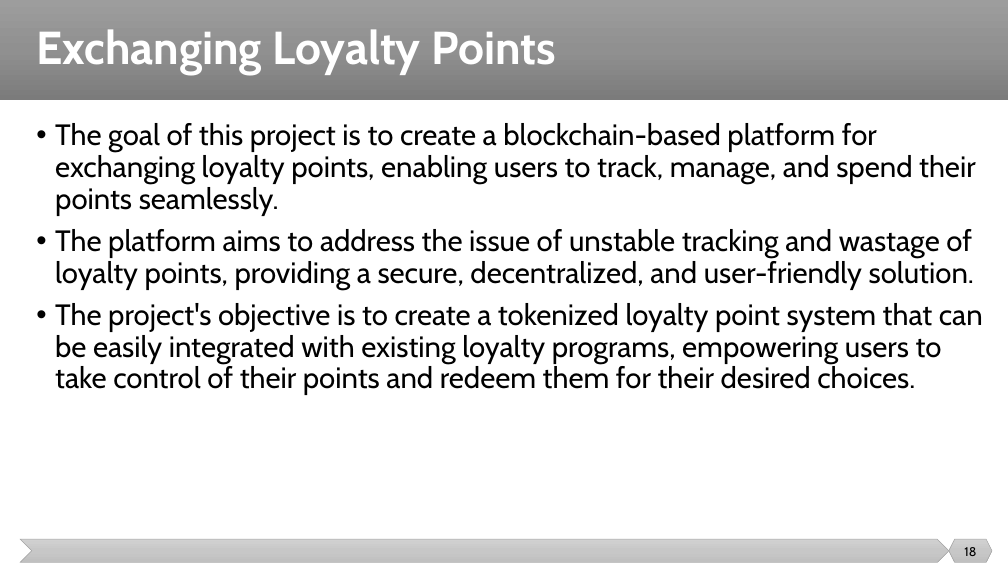
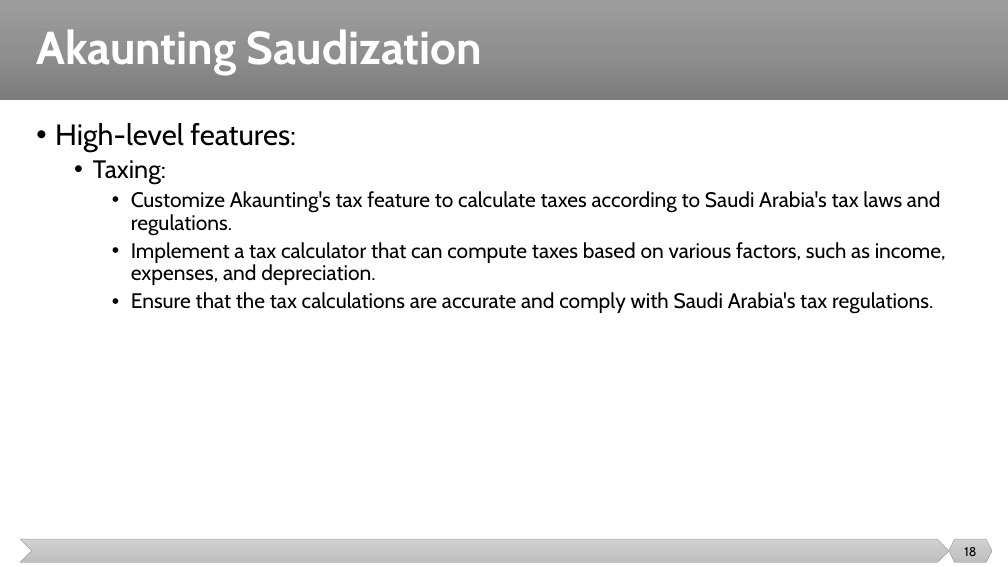
Before and after one commit to malenezi/malenezi, a slide deck: slide 18 of SE499/Lectures/2/Projects.pptx. Drawn at 1008x567 pixels with LibreOffice and Linux fonts; fonts in the diff are those of the drawing. Boxes give left, top, right and bottom in pixels: in the first picture for what was removed or moved away, otherwise in the second. Text is boxed around its words. In the diff, an @@ line names an element or a change of style, - is before the commit and + after.

```diff
--- a/SE499/Lectures/2/Projects.pptx
+++ b/SE499/Lectures/2/Projects.pptx
@@ title at [36,29,482,75]: text changed @@
-Exchanging Loyalty Points
+Akaunting Saudization
@@ text at [55,123,946,314]: text changed; size 28 to 20 pt @@
-• The goal of this project is to create a blockchain-based platform for exchanging loyalty points, enabling users to track, manage, and spend their points seamlessly.
-• The platform aims to address the issue of unstable tracking and wastage of loyalty points, providing a secure, decentralized, and user-friendly solution.
-• The project's objective is to create a tokenized loyalty point system that can be easily integrated with existing loyalty programs, empowering users to take control of their points and redeem them for their desired choices.
+• High-level features:
+  • Taxing:
+    • Customize Akaunting's tax feature to calculate taxes according to Saudi Arabia's tax laws and regulations.
+    • Implement a tax calculator that can compute taxes based on various factors, such as income, expenses, and depreciation.
+    • Ensure that the tax calculations are accurate and comply with Saudi Arabia's tax regulations.
```
Also in this commit, not shown: 9 other slides changed, 14 slides added, 6 slides removed.
